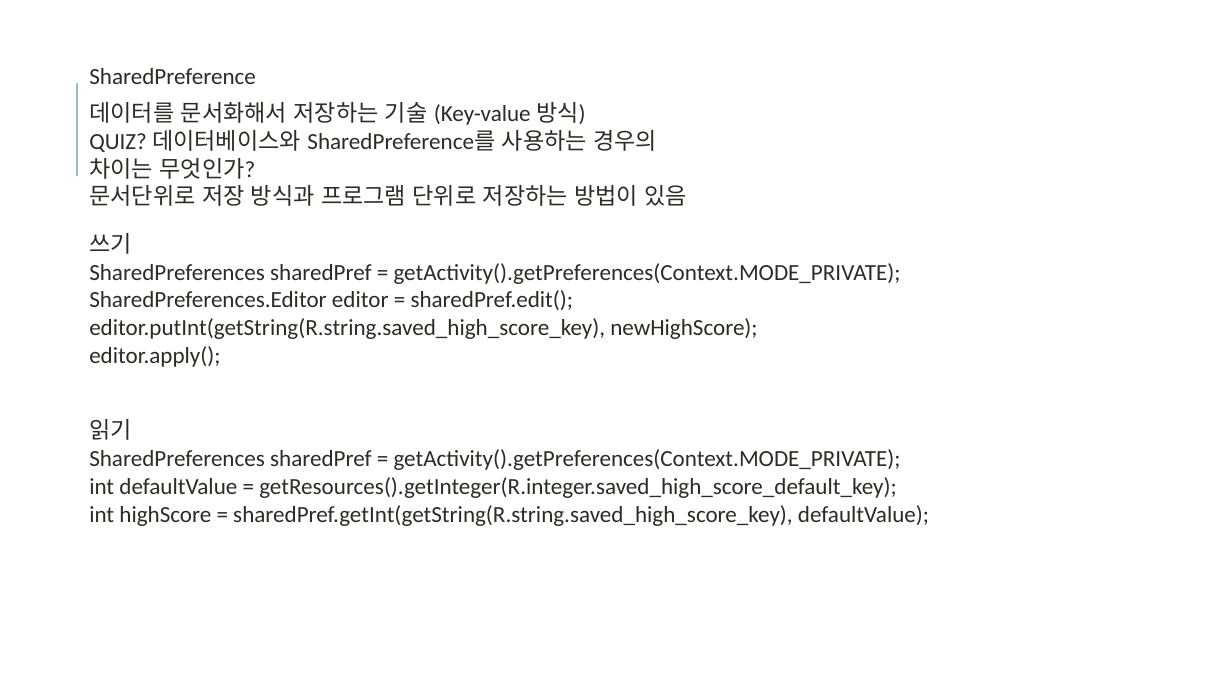
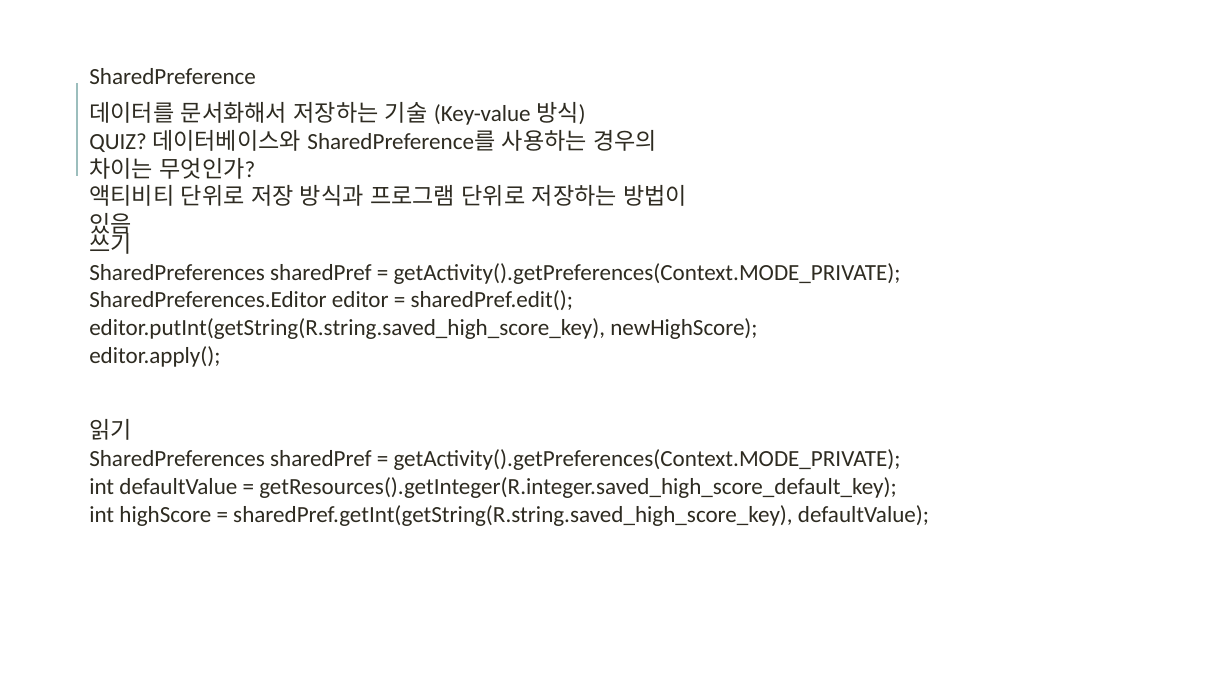
Before and after one commit to sangcheol12/andorid_study, a slide deck: slide 8 of 사인페 대비 안드로이드 파이어베이스 스터디.pptx. Drawn at 1232x693 pixels with LibreOffice and Linux fonts; fonts in the diff are those of the drawing. Boxes give left, top, right and bottom in pixels: in the first picture for what was removed or moved away, otherwise in the second. Text is boxed around its words. In the diff, an @@ line names an element or a change of style, - is before the commit and + after.

```diff
--- a/사인페 대비 안드로이드 파이어베이스 스터디.pptx
+++ b/사인페 대비 안드로이드 파이어베이스 스터디.pptx
@@ text at (89,185,687,238): text changed @@
-문서단위로 저장 방식과 프로그램 단위로 저장하는 방법이 있음
+액티비티 단위로 저장 방식과 프로그램 단위로 저장하는 방법이 있음
```
Also in this commit, not shown: 2 other slides changed.
